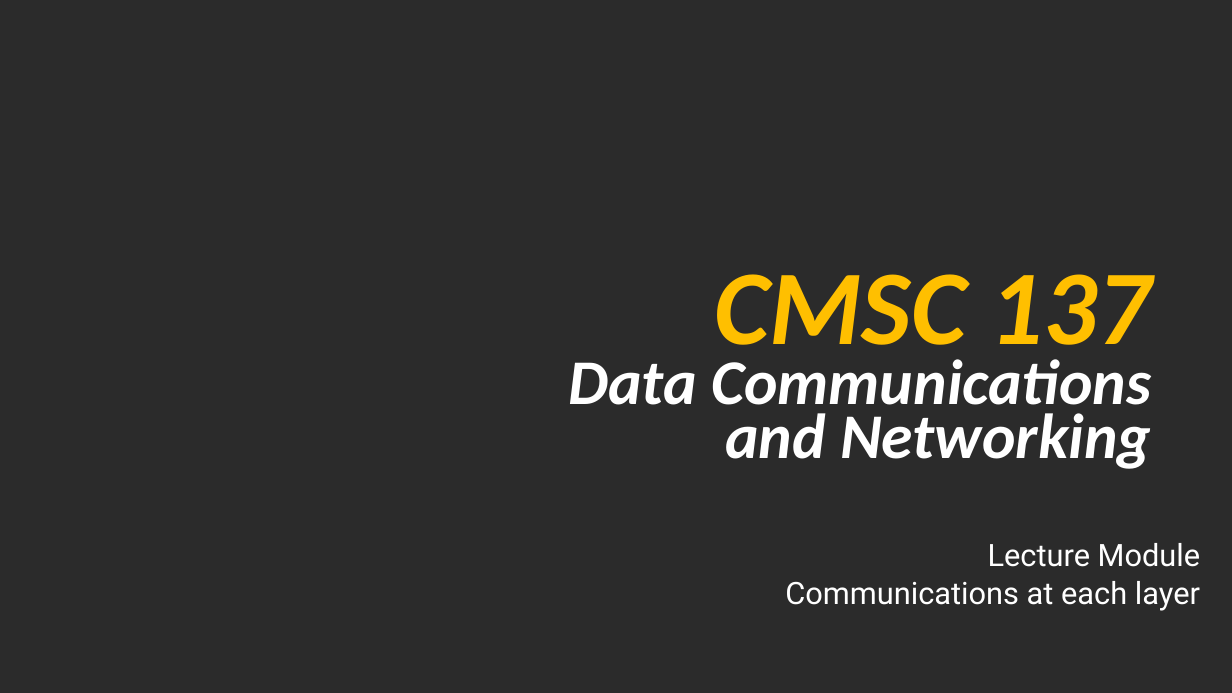
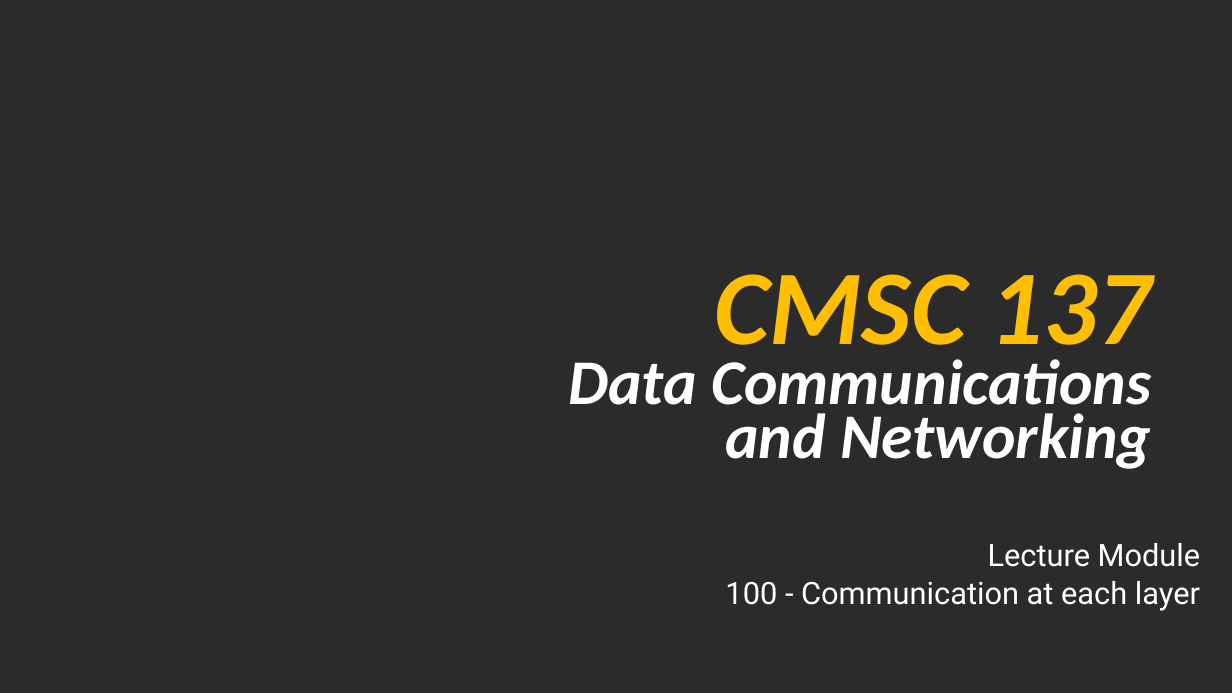
Before and after one commit to jachermocilla/extra-course-materials, a slide deck: slide 1 of cmsc137/slides-rsm/CMSC 137 - 100 - Layered Communication.odp. Drawn at 1232x693 pixels with LibreOffice and Linux fonts; fonts in the diff are those of the drawing; background and template pictures are left out; a plain dark background stands for a picture behind light text. Boxes give left, top, right and bottom in pixels: in the first picture for what was removed or moved away, otherwise in the second. Text is boxed around its words. In the diff, an @@ line names an element or a change of style, - is before the commit and + after.

```diff
--- a/cmsc137/slides-rsm/CMSC 137 - 100 - Layered Communication.odp
+++ b/cmsc137/slides-rsm/CMSC 137 - 100 - Layered Communication.odp
@@ text "Lecture Module": place and size @@
-text "Lecture Module" at box(785, 543, 1201, 611)
+text "Lecture Module" at box(725, 543, 1201, 611)
@@ text at box(725, 581, 1200, 611): text changed @@
-Communications at each layer
+100 - Communication at each layer
```
Also in this commit, not shown: 1 other file.
